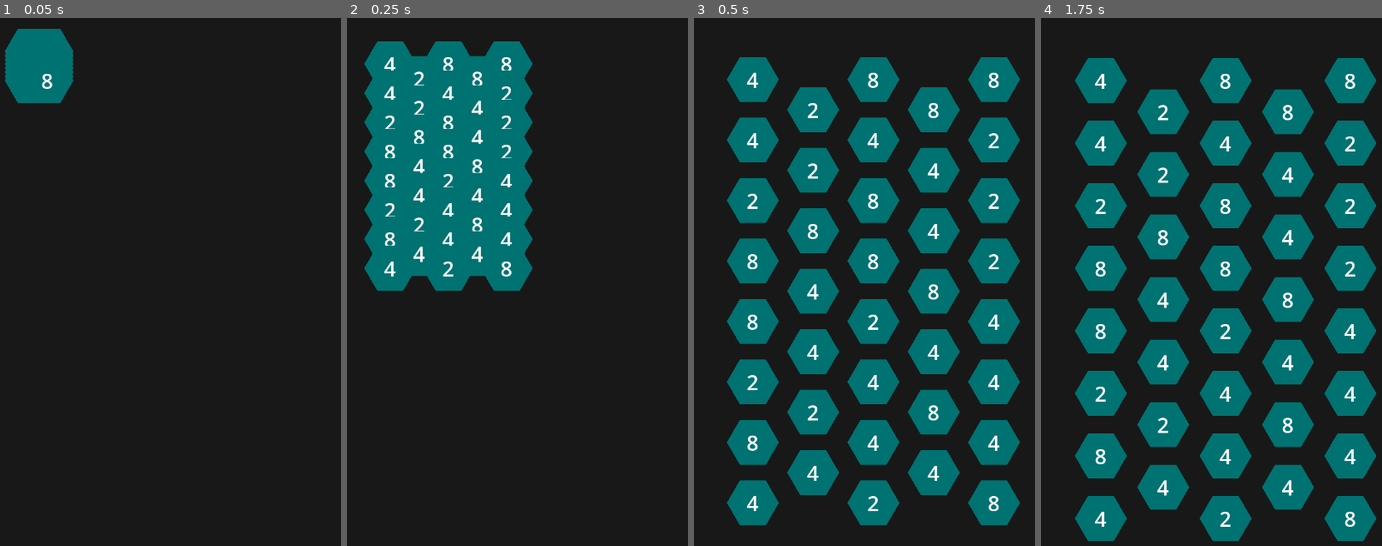
Above: before the commit, frames 1-4 (left to right).
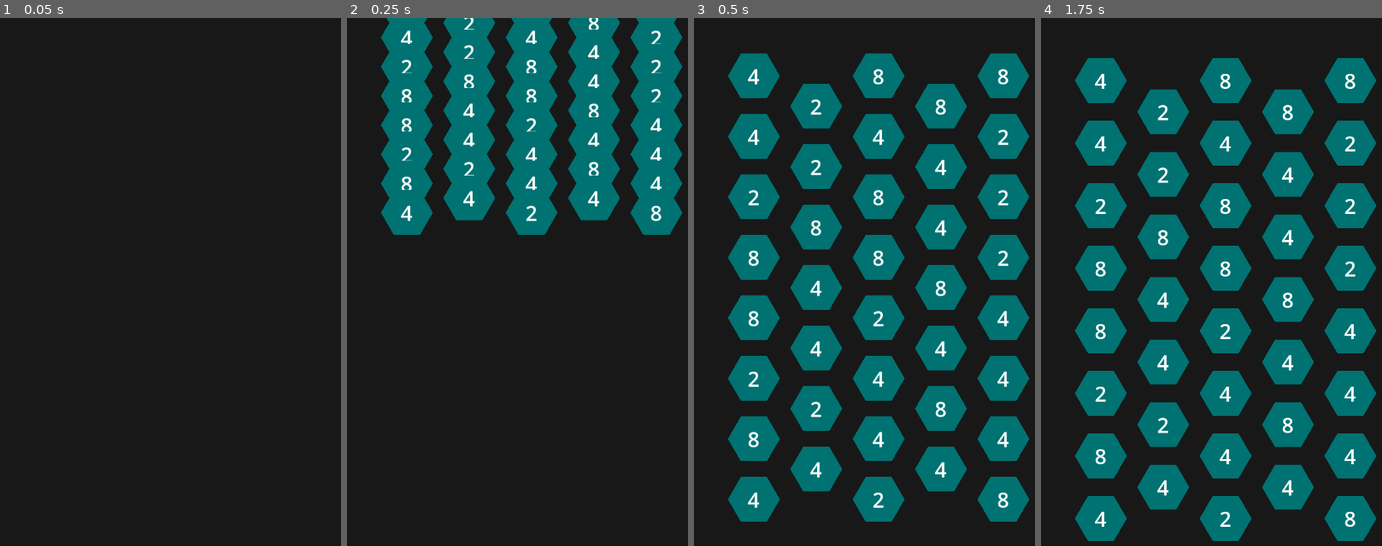
Above: after the commit, the same moments.

Repository: leighpauls/ttfe-
Game: Godot game, scene res://Game.tscn
The game is run twice, just before and just after one commit, with the same random seed, the same clock (stepped at 60 frames per second) and the same inputs.
Inputs (mouse positions are in pixels of both pictures, inside the frame that each line leads up to):
- Up to frame 1 (0.05 s): no input
- Up to frame 2 (0.25 s): no input
- Up to frame 3 (0.5 s): no input
- Up to frame 4 (1.75 s): move the mouse to (1306, 318) at 0.52 s; click (1306, 318) at 0.67 s; tap Enter at 1.25 s; move the mouse to (1150, 387) at 1.27 s; click (1150, 387) at 1.42 s

The runs differ from the first frame. In frame 1, 2.5% of the frame differs, in the area x 1-22%, y 2-17%; in frame 2, 27%, in the area x 5-99%, y 0-52%; in frame 3, 18%; in frame 4, nothing differs.

Commit message:
core gameplay

Diff:
--- a/Brick.gd
+++ b/Brick.gd
@@ -61,28 +61,30 @@
 	if event is InputEventMouseMotion and _is_on_brick(event.get_position()):
 		hovered.emit(self)
 
-func set_grid_position(grid_position: Vector2i):
+func set_grid_position(grid_position: Vector2i) -> void:
 	_grid_position = grid_position
-	_start_animation()
 
-
-func _start_animation():
-	if _animation_player == null:
-		print('skipping animation')
-		return
-	var y_offset
-	if _grid_position.x % 2 == 0:
-		y_offset = Vector2.ZERO
-	else:
-		y_offset = Vector2(0, SPACING / 2)
-	var new_position = Vector2(SPACING/2, SPACING/2) + SPACING * _grid_position + y_offset
-
-	print('animating to %s' % new_position)
-	_animation_player.stop()
+	var new_position := grid_to_position(_grid_position)
+	_animation_player.stop(true)
 	_movement_animation.track_set_key_value(_movement_animation_track, 0, position)
 	_movement_animation.track_set_key_value(_movement_animation_track, 1, new_position)
 	_animation_player.play(_movement_animation_name)
 
+
+func get_grid_position() -> Vector2i:
+	return _grid_position
+
+static func grid_to_position(grid_position: Vector2i) -> Vector2:
+	var y_offset: Vector2
+	if grid_position.x % 2 == 0:
+		y_offset = Vector2.ZERO
+	else:
+		y_offset = Vector2(0, SPACING / 2)
+
+	return (
+		Vector2(SPACING/2, SPACING/2)
+		+ SPACING * grid_position
+		+ y_offset)
 
 func draw_line_target(target_position: Vector2):
 	_line.set_visible(true)
--- a/Game.gd
+++ b/Game.gd
@@ -2,28 +2,38 @@
 
 var brick_scene = preload('res://Brick.tscn')
 
-var rng = RandomNumberGenerator.new()
+var _brick_parent: Node
 
+var rng := RandomNumberGenerator.new()
 var selected_bricks: Array[Brick] = []
-var grid: Dictionary = {} # Vector2i to Brick
+
 
 # Called when the node enters the scene tree for the first time.
 func _ready():
+	_brick_parent = $Background
+
 	for x in range(Brick.WIDTH):
 		for y in range(Brick.HEIGHT):
 			if x % 2 == 1 and y == Brick.HEIGHT - 1:
 				continue
-			var grid_position = Vector2i(x, y)
-			var new_brick: Brick = brick_scene.instantiate()
+			_create_brick(Vector2i(x, y))
 
-			new_brick.brick_number = int(pow(2, rng.randi_range(1, 3)))
+func _create_brick(grid_position: Vector2i) -> Brick:
+	var new_brick: Brick = brick_scene.instantiate()
 
-			new_brick.clicked.connect(_on_brick_clicked)
-			new_brick.hovered.connect(_on_brick_hovered)
+	new_brick.brick_number = int(pow(2, rng.randi_range(1, 3)))
 
-			$Background.add_child(new_brick)
+	new_brick.clicked.connect(_on_brick_clicked)
+	new_brick.hovered.connect(_on_brick_hovered)
 
-			new_brick.set_grid_position(grid_position)
+	var p := Brick.grid_to_position(grid_position)
+	new_brick.position = Vector2(p.x, -200)
+
+	_brick_parent.add_child(new_brick)
+
+	new_brick.set_grid_position(grid_position)
+
+	return new_brick
 
 func _on_brick_clicked(brick: Brick, mouse_position: Vector2):
 	selected_bricks = [brick]
@@ -78,4 +88,17 @@
 
 	while selected_bricks.size() > 0:
 		var removed_brick = selected_bricks.pop_front()
-		removed_brick.get_parent().remove_child(removed_brick)
+		var removed_grid_position = removed_brick.get_grid_position()
+		_brick_parent.remove_child(removed_brick)
+
+		for child in _brick_parent.get_children():
+			var b := child as Brick
+			if b == null:
+				continue
+
+			var p = b.get_grid_position()
+
+			if p.x == removed_grid_position.x and p.y < removed_grid_position.y:
+				b.set_grid_position(p + Vector2i(0, 1))
+
+		_create_brick(Vector2i(removed_grid_position.x, 0))
